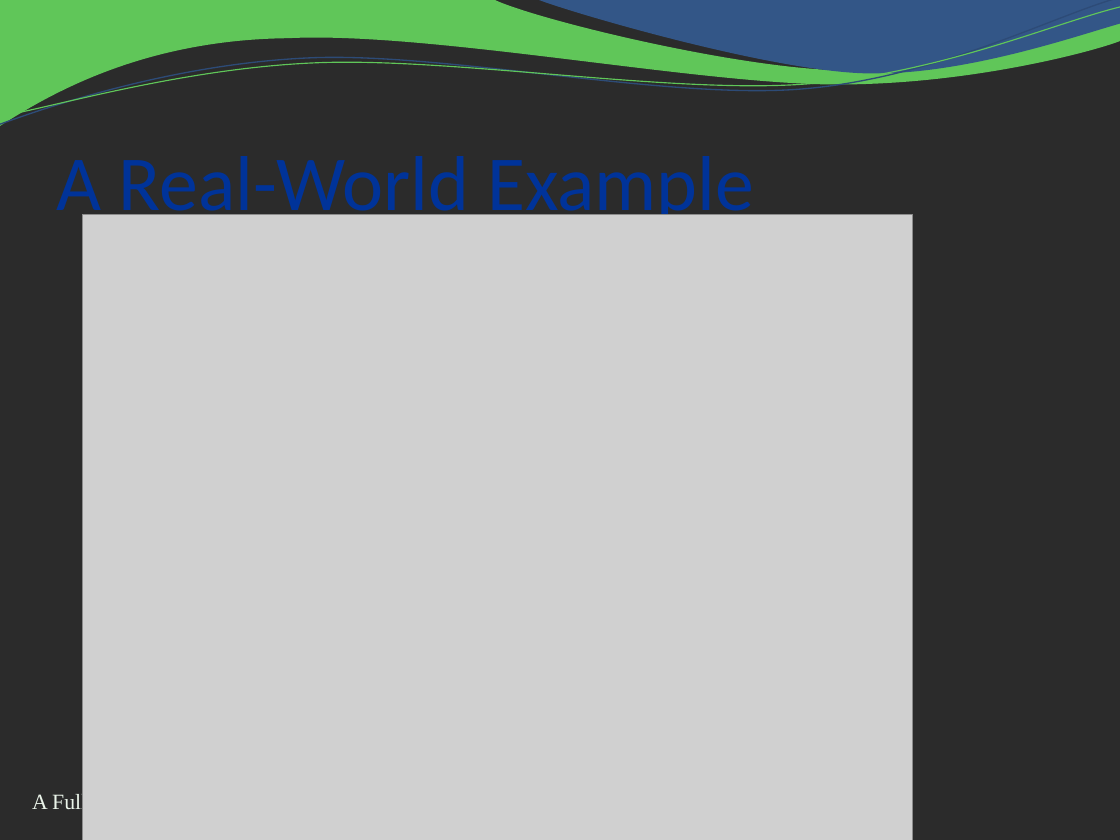
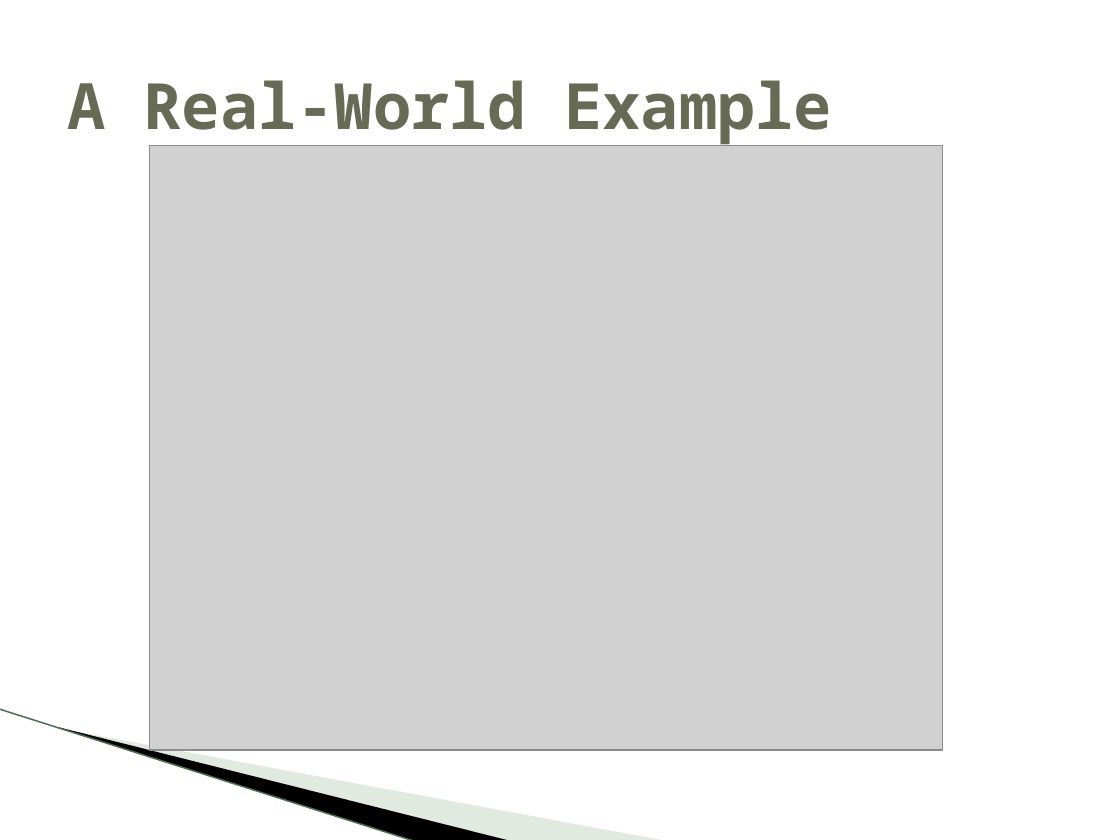
Before and after one commit to RhoInc/sas-violinPlot, a slide deck: slide 3 of doc/Presentation.pptx. Drawn at 1120x840 pixels with LibreOffice and Linux fonts; fonts in the diff are those of the drawing; grey boxes stand for pictures; background and template pictures are left out; a plain dark background stands for a picture behind light text. Boxes give left, top, right and bottom in pixels: in the first picture for what was removed or moved away, otherwise in the second. Text is boxed around its words. In the diff, an @@ line names an element or a change of style, - is before the commit and + after.

Commit message:
Added additional applications slide and included supporting image files.

```diff
--- a/doc/Presentation.pptx
+++ b/doc/Presentation.pptx
@@ background picture (left out) to #FFFFFF @@
@@ freeform shape removed at (0, 0, 1120, 127) @@
@@ freeform shape removed at (0, 0, 1120, 131) @@
@@ freeform shape removed at (0, 7, 1120, 125) @@
@@ freeform shape removed at (536, 0, 1120, 77) @@
@@ title "A Real-World Example": place and size @@
-title "A Real-World Example" at (56, 156, 754, 229)
+title "A Real-World Example" at (67, 80, 832, 146)
@@ title "A Real-World Example" at (67, 80, 832, 146): size 50 to 41 pt, font Calibri to Noto Sans Mono, text colour #003399 to #676A55, bold on; vertical alignment bottom to middle @@
@@ picture: place and size @@
-picture at (83, 215, 913, 840)
+picture at (149, 146, 942, 750)
@@ line added from (0, 709) to (416, 840), #ACC6AE 0.95 pt @@
@@ freeform shape added at (59, 727, 512, 840), fill #000000 @@
@@ freeform shape added at (62, 728, 666, 840), fill #B3CBB5 at 40% opacity @@
@@ text removed at (32, 792, 160, 814) @@
-A Full-Service CRO
```
Also in this commit, not shown: 18 other slides changed, 4 slides added, 3 slides removed, 8 other files.
